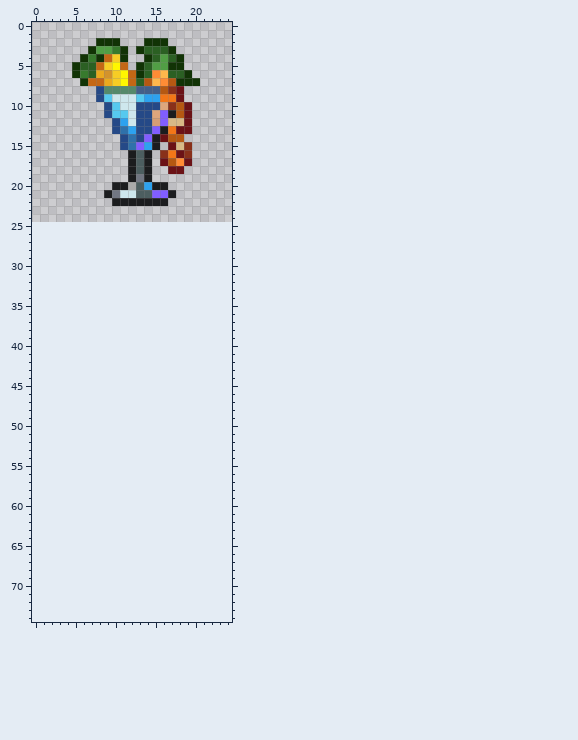
File history of a sprite sheet, Sources/Modules/FoodModule/Items/ModDrink/BlueHawaii.png. The first picture shows the starting point.
The file is 50x50 pixels, drawn in blocks of 2x2; one block is one cell here. Colours within 5 levels of each other are drawn and written as one. The old version is drawn lined up with the new one, on the new canvas.
The same view after the edit:
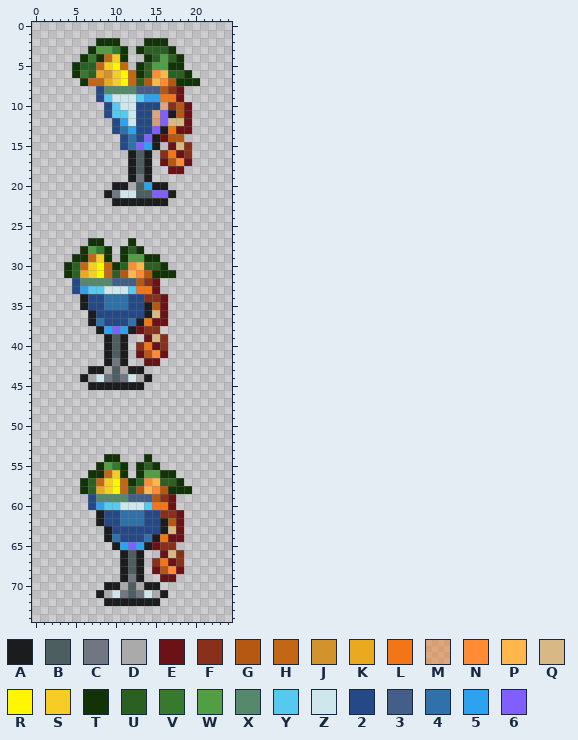
Palette (. is transparent): A #1b1c1e  B #4c5e60  C #717682  D #aaaaaa  E #6b1216  F #89301a  G #b55812  H #c46715  J #d3932c  K #eaa91e  L #f27618  M #f2771874  N #ff8c35  P #ffb74c  Q #d8b986  R #fff600  S #f7cd25  T #113305  U #2b6023  V #377a2d  W #519e45  X #55896b  Y #56c9ef  Z #cee7ed  2 #254987  3 #435f89  4 #2f71aa  5 #2da2ef  6 #815eff
Diff:
canvas 25x25 -> 25x75
@@ x 0..24 @@
 26 .........................
-27 .........................
-28 .........................
-29 .........................
-30 .........................
-31 .........................
-32 .........................
-33 .........................
-34 .........................
-35 .........................
-36 .........................
-37 .........................
-38 .........................
-39 .........................
-40 .........................
-41 .........................
-42 .........................
-43 .........................
-44 .........................
-45 .........................
+27 .......TT...T............
+28 ......TWVT.TUT...........
+29 .....TTHST.TWWTT.........
+30 ....TUHSRHTUNPUUT........
+31 ....TUKSRHUGPNGTTT.......
+32 .....2XXXX333GFE.........
+33 .....25YYZZZYLLE.........
+34 ......A2244422FFE........
+35 ......A2244422AGE........
+36 .......A222222AQE........
+37 .......A42224ALEE........
+38 ........A565AEFF.........
+39 .........ABA..EQF........
+40 .........ABA.FLEF........
+41 .........ABA.EGNE........
+42 .........ACA..EE.........
+43 .......AADBDAA...........
+44 ......ADZCBCZDA..........
+45 .......AAAAAAA...........
 46 .........................
@@ x 0..24 @@
 53 .........................
-54 .........................
-55 .........................
-56 .........................
-57 .........................
-58 .........................
-59 .........................
-60 .........................
-61 .........................
-62 .........................
-63 .........................
-64 .........................
-65 .........................
-66 .........................
-67 .........................
-68 .........................
-69 .........................
-70 .........................
-71 .........................
-72 .........................
+54 .........TT...T..........
+55 ........TWVT.TUT.........
+56 .......TTHST.TWWTT.......
+57 ......TUHSRHTUNPUUT......
+58 ......TUKSRHUGPNGTTT.....
+59 .......2XXXX333GFE.......
+60 .......25YYZZZYLLE.......
+61 ........A2244422FFE......
+62 ........A2244422AGE......
+63 .........A222222AQE......
+64 .........A42224ALEE......
+65 ..........A565AEFF.......
+66 ...........ABA..EQF......
+67 ...........ABA.FLEF......
+68 ...........ABA.EGNE......
+69 ...........ACA..EE.......
+70 .........AADBDAA.........
+71 ........ADZCBCZDA........
+72 .........AAAAAAA.........
 73 .........................
